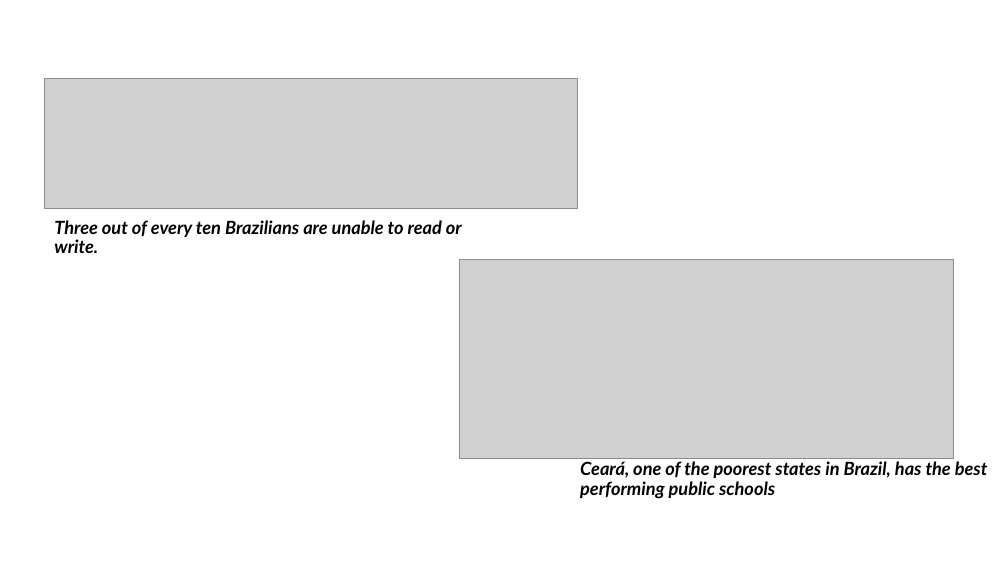
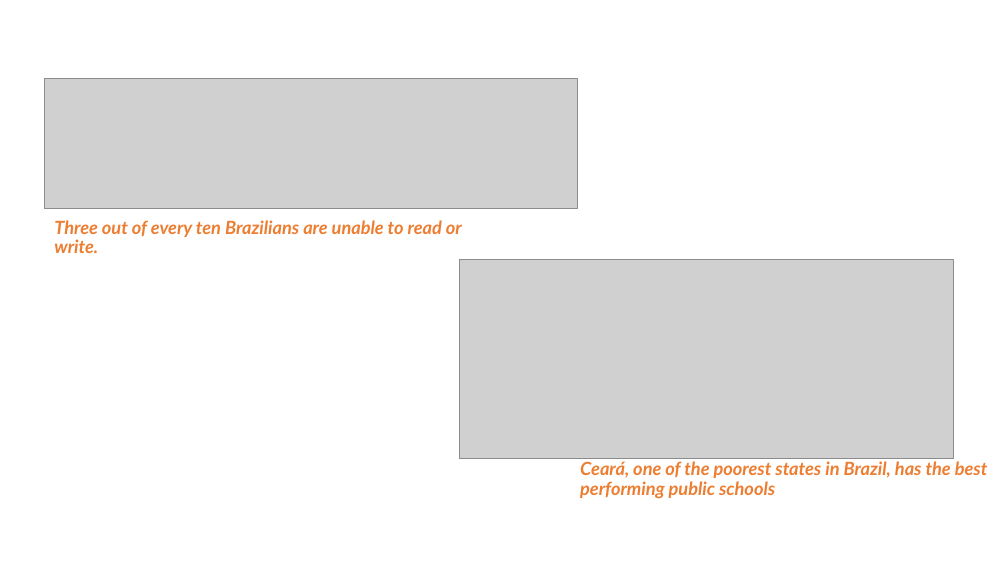
Before and after one commit to galileukim/patronage-education, a slide deck: slide 2 of presentation/2020_presentation_patronage_brazil_lab.pptx. Drawn at 1008x567 pixels with LibreOffice and Linux fonts; fonts in the diff are those of the drawing; grey boxes stand for pictures. Boxes give left, top, right and bottom in pixels: in the first picture for what was removed or moved away, otherwise in the second. Text is boxed around its words. In the diff, an @@ line names an element or a change of style, - is before the commit and + after.

```diff
--- a/presentation/2020_presentation_patronage_brazil_lab.pptx
+++ b/presentation/2020_presentation_patronage_brazil_lab.pptx
@@ text "Three out of every ten ..." at [54,220,462,253]: text colour #000000 to #ED7D31 @@
@@ text "Ceará, one of the poorest ..." at [580,461,988,499]: text colour #000000 to #ED7D31 @@
```
Also in this commit, not shown: 10 other slides changed, 1 slide added, 2 other files.
